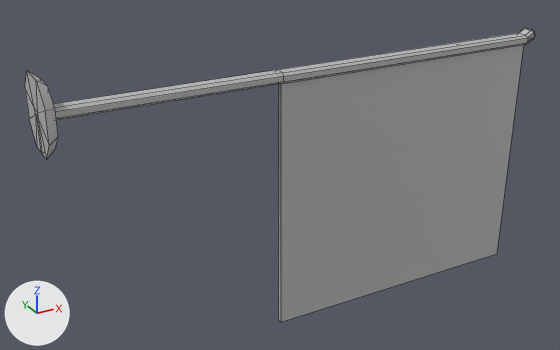
The FBX model project/Assets/Prefabs/ENV_sign_style2.fbx: old version first, new version second.
Rendered twice from a 50 mm lens placed at (-0.789, -1.135, 0.388), pointed at (-0.142, 0.042, -0.201). Lighting does not change. The marker at lower left points along +X, +Y and +Z. Mesh edges are drawn as thin lines. Where no turn or scale is listed for an object, it has been applied to the vertices.
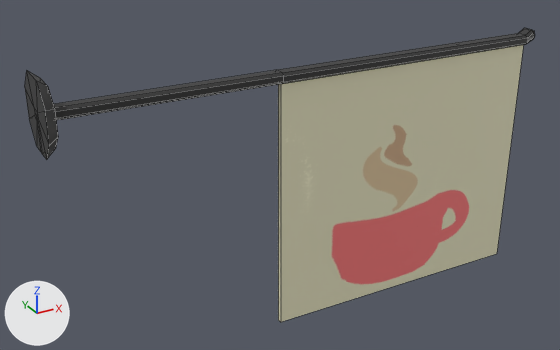
The edits, one by one:
Picture 'sign2_style1.tif' (img_sign2_style1_tif) is new.
Material 'lambert2' (mat_lambert2) is new.
Its texture is img_sign2_style1_tif.
me_mesh is used by ob_pcube1; location (0.0, 0.0, 0.0).
me_mesh had 82 vertices, 84 faces and spanned x -0.578..0.423, y -0.066..0.066, z -0.495..0.066.
me_mesh now has 80 vertices, 84 faces and spans x -0.578..0.423, y -0.066..0.066, z -0.495..0.066.
Part 1, on me_mesh:
2 vertices are removed from x -0.578, y -0.01..0.01, z -0.005.
6 faces are deleted.
6 new faces join them.
me_mesh part 2: 78 faces spanning x -0.578..0.423, y -0.066..0.066, z -0.495..0.066 switch from mat_lambert1 (grey #bcbcbc) to mat_lambert2 (picture img_sign2_style1_tif).

Boxes (x1, y1, x2, y2) around the edits, measured in the pictures (560 x 350 px; the box of a moved part takes in the faces that stretch with it):
part 1 of me_mesh, moved or reshaped: (29, 109, 49, 160) in both
part 2 of me_mesh, recoloured: (25, 28, 534, 322) in both
